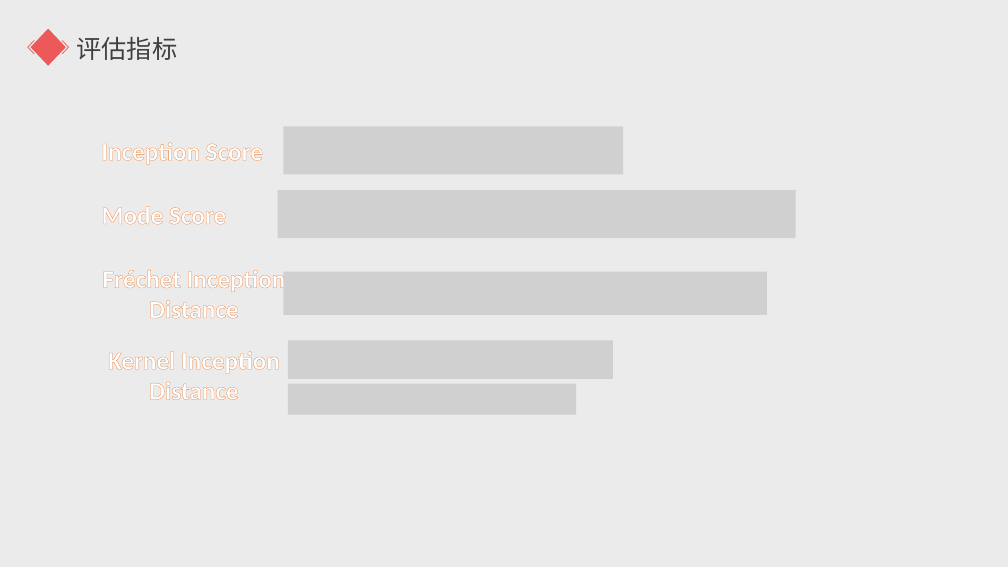
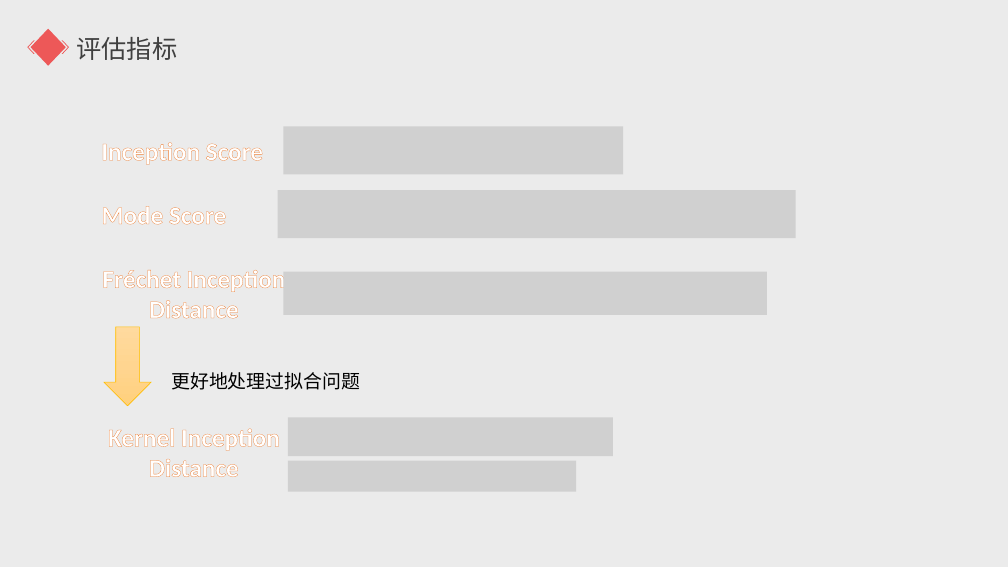
Before and after one commit to Taurids/PaperEcho, a slide deck: slide 31 of Week11/生成对抗网络综述.pptx (slide 26 before the commit). Drawn at 1008x567 pixels with LibreOffice and Linux fonts; fonts in the diff are those of the drawing; grey boxes stand for pictures. Boxes give left, top, right and bottom in pixels: in the first picture for what was removed or moved away, otherwise in the second. Text is boxed around its words. In the diff, an @@ line names an element or a change of style, - is before the commit and + after.

Commit message:
0424

```diff
--- a/Week11/生成对抗网络综述.pptx
+++ b/Week11/生成对抗网络综述.pptx
@@ down arrow added at <box>104,327,151,405</box>, fill gradient #FFDB9E to #FFD590 to #FFD07C, outline #FFC000 0.5 pt @@
@@ picture removed at <box>288,340,613,379</box> @@
@@ text added at <box>171,372,360,390</box>, 18 pt, text #000000 @@
+更好地处理过拟合问题
@@ picture removed at <box>288,383,576,414</box> @@
@@ text "Kernel Inception Distance": place and size @@
-text "Kernel Inception Distance" at <box>108,351,280,400</box>
+text "Kernel Inception Distance" at <box>108,428,280,477</box>
@@ picture added at <box>288,417,613,456</box> @@
@@ picture added at <box>288,461,576,492</box> @@
```
Also in this commit, not shown: 1 other slide changed, 5 slides added.
